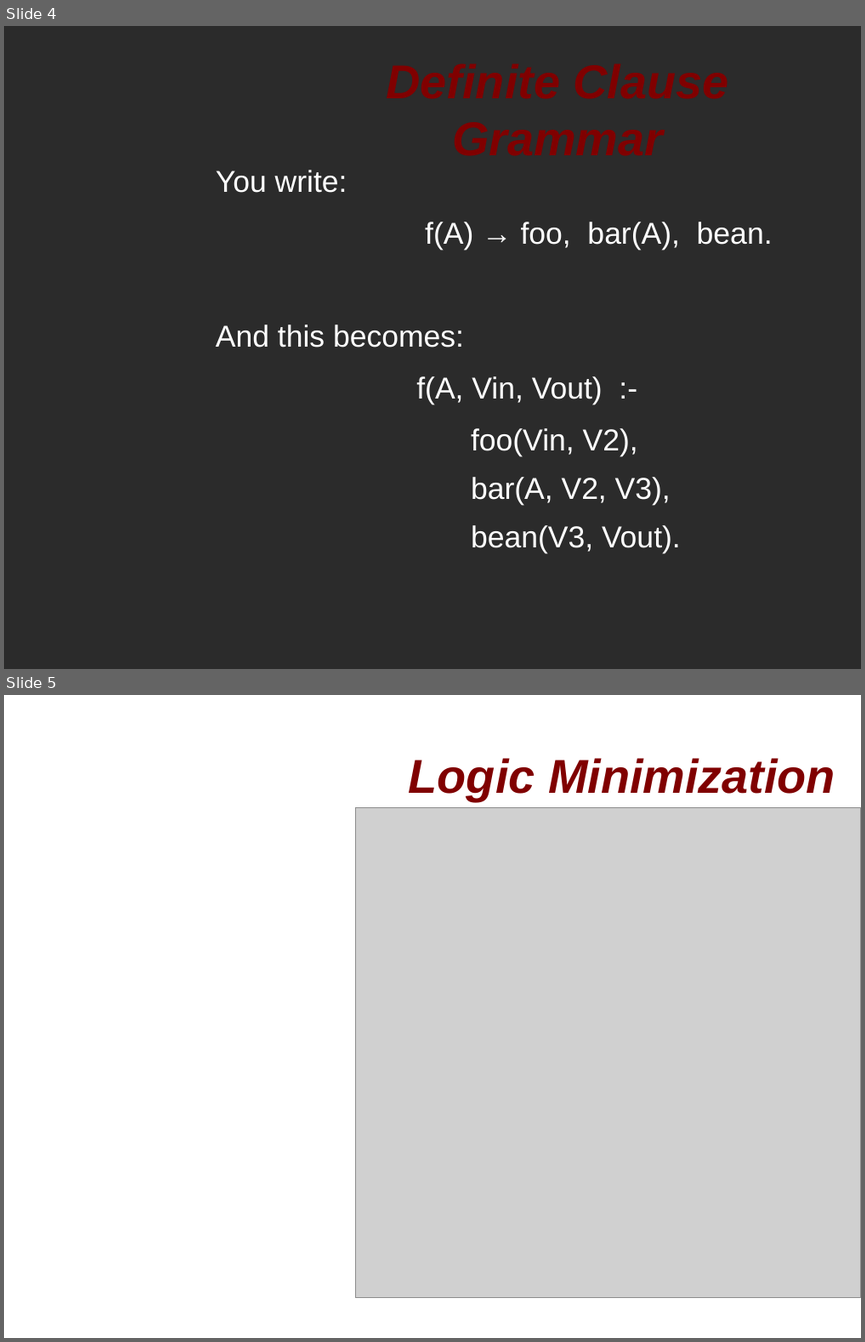
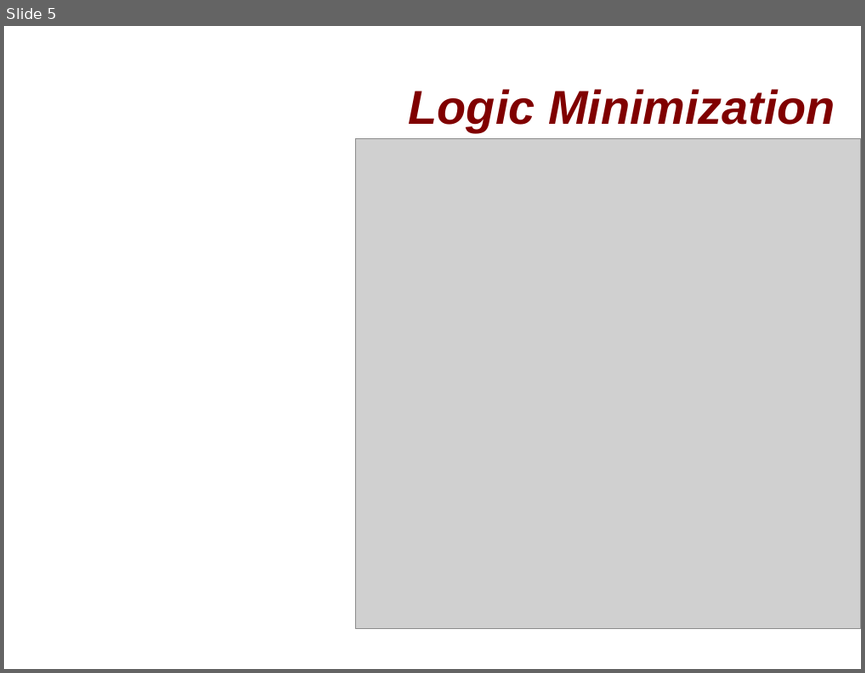
Before and after one commit to softwaresunday/Lexpress, a slide deck: doc/lepresentation.odp. Shown one above the other, each under a label of ours: slides 4 and 5 before the commit, slide 5 after it. The pictures are 865x1342 and 865x673 pixels, drawn with LibreOffice and Linux fonts; fonts in the diff are those of the drawing; grey boxes stand for pictures; background and template pictures are left out; a plain dark background stands for a picture behind light text. Boxes give left, top, right and bottom in pixels: in the first picture for what was removed or moved away, otherwise in the second. Text is boxed around its words. In the diff, an @@ line names an element or a change of style, - is before the commit and + after.

```diff
--- a/doc/lepresentation.odp
+++ b/doc/lepresentation.odp
@@ slide 4 removed at bbox=[4, 26, 861, 669], background picture (left out) @@
@@ title removed at bbox=[276, 44, 840, 174] @@
-Definite Clause Grammar
@@ text removed at bbox=[216, 170, 772, 553] @@
-You write:
-f(A) → foo, bar(A), bean.
-And this becomes:
-f(A, Vin, Vout) :-
-  foo(Vin, V2),
-  bar(A, V2, V3),
-  bean(V3, Vout).
```
Also in this commit, not shown: 6 slides changed, 8 slides added, 1 other slide removed, 2 other files.
